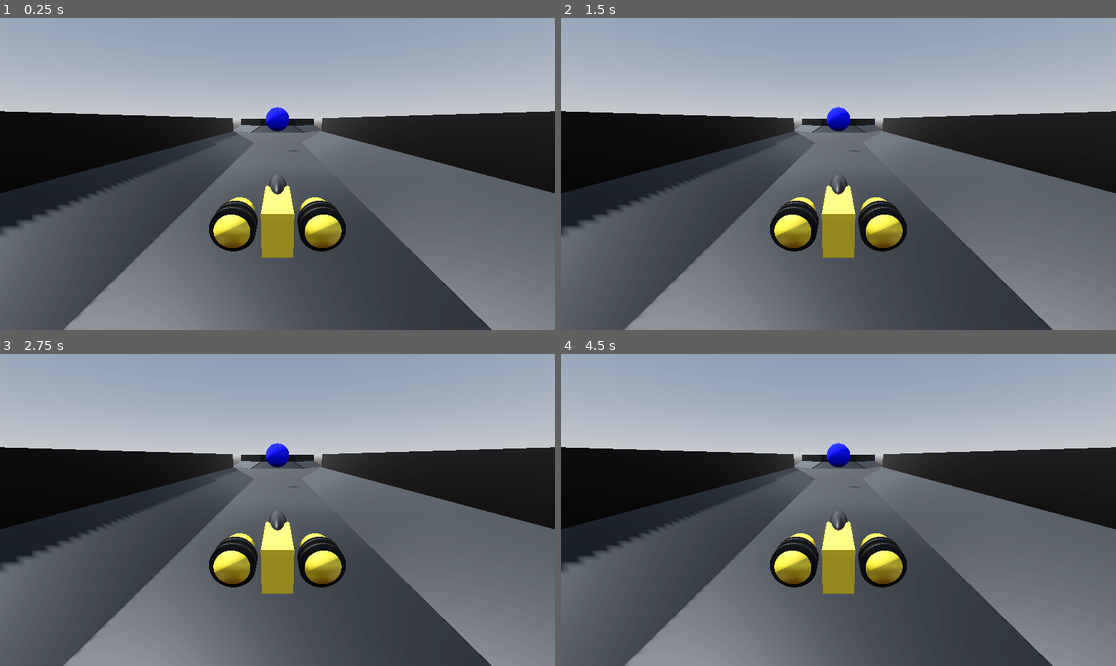
Above: before the commit, frames 1-4 (two rows, left to right).
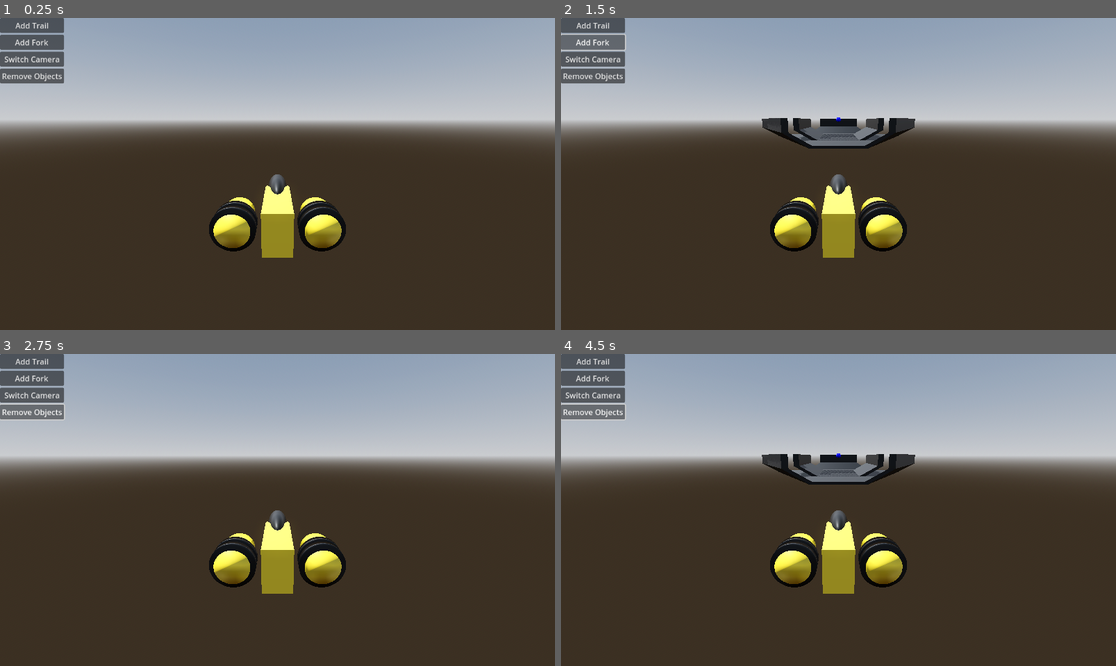
Above: after the commit, the same moments.

Repository: gheddie/godot_mace_runner_2
Game: Godot game, scene res://sandbox/MaceSandBox.tscn
Two runs of this game, one before a commit and one after it. Both use one fixed random seed, a clock stepped at 60 frames per second and the inputs below.
Inputs (mouse positions are in pixels of both pictures, inside the frame that each line leads up to):
- Up to frame 1 (0.25 s): no input
- Up to frame 2 (1.5 s): click (594, 24) at 0.5 s, where only the run after the commit has a clickable "Add Trail"; click (594, 42) at 1.25 s, where only the run after the commit has a clickable "Add Fork"
- Up to frame 3 (2.75 s): click (33, 413) at 2 s, where only the run after the commit has a clickable "Remove Objects"
- Up to frame 4 (4.5 s): click (594, 360) at 2.75 s, where only the run after the commit has a clickable "Add Trail"; click (594, 378) at 3.5 s, where only the run after the commit has a clickable "Add Fork"; click (594, 413) at 4.25 s, where only the run after the commit has a clickable "Remove Objects"

The runs differ from the first frame. In frame 1, 67% of the frame differs, in the area x 0-100%, y 0-100%; in frame 2, 66%; in frame 3, 67%; in frame 4, 66%.
Error after the commit: Trying to assign invalid previously freed instance. (res://sandbox/MaceSandBox.gd:18)

Commit message:
implemeneted mace object factory

Diff:
--- a/assets/mace_elements/base/BaseMaceElement.gd
+++ b/assets/mace_elements/base/BaseMaceElement.gd
@@ -1,9 +1,14 @@
-class_name BaseMaceElement
+@abstract class_name BaseMaceElement
 
 extends StaticBody3D
 
 func _ready() -> void:
 	pass # Replace with function body.
 
-func _process(delta: float) -> void:
-	pass
+@abstract func getExpansion() -> int
+
+func debugExpansion() -> void:
+	print("my expansion is ", str(getExpansion()))
+
+func removeFromScene() -> void:
+	queue_free()
--- a/assets/mace_elements/inherited_elements/fork/ForkMaceElement.gd
+++ b/assets/mace_elements/inherited_elements/fork/ForkMaceElement.gd
@@ -2,8 +2,5 @@
 
 extends BaseMaceElement
 
-func _ready() -> void:
-	pass # Replace with function body.
-
-func _process(delta: float) -> void:
-	pass
+func getExpansion() -> int:
+	return 2
--- a/assets/mace_elements/inherited_elements/trail/TrailMaceElement.gd
+++ b/assets/mace_elements/inherited_elements/trail/TrailMaceElement.gd
@@ -2,8 +2,5 @@
 
 extends BaseMaceElement
 
-func _ready() -> void:
-	pass # Replace with function body.
-
-func _process(delta: float) -> void:
-	pass
+func getExpansion() -> int:
+	return 4
--- /dev/null
+++ b/globals/MaceElementFactory.gd
@@ -0,0 +1,42 @@
+class_name MaceElementFactory
+
+extends Node
+
+var forkInstance: PackedScene = preload("res://assets/mace_elements/inherited_elements/fork/ForkMaceElement.tscn")
+var trailInstance: PackedScene = preload("res://assets/mace_elements/inherited_elements/trail/TrailMaceElement.tscn")
+
+enum MaceElementType {
+	TRAIL, FORK
+}
+# TODO why does this not work?
+func buildElement(maceElementType: MaceElementType) -> BaseMaceElement:
+
+	"""
+	match (maceElementType):
+		MaceElementType.TRAIL:
+			print(str("building element of type trail..."))
+			return trailInstance.instantiate();
+		MaceElementType.FORK:
+			print(str("building element of type fork..."))
+			return forkInstance.instantiate();
+	return null
+	"""
+
+	"""
+	if maceElementType == MaceElementType.TRAIL:
+		print(str("building element of type trail..."))
+		return trailInstance.instantiate();
+	elif maceElementType == MaceElementType.FORK:
+		print(str("building element of type fork..."))
+		return forkInstance.instantiate();
+	return null
+	"""
+
+	return trailInstance.instantiate();
+	# return forkInstance.instantiate();
+
+func buildTrailElement() -> BaseMaceElement:
+	return trailInstance.instantiate();
+
+func buildForkElement() -> BaseMaceElement:
+	return forkInstance.instantiate();
--- a/mace_sandbox.tscn
+++ /dev/null
@@ -1,3 +0,0 @@
-[gd_scene format=3 uid="uid://5jrah8ebitjg"]
-
-[node name="Node3D" type="Node3D"]
--- a/project.godot
+++ b/project.godot
@@ -15,6 +15,10 @@
 config/features=PackedStringArray("4.5", "Forward Plus")
 config/icon="res://icon.svg"
 
+[autoload]
+
+MaceElementFactoryInstance="*res://globals/MaceElementFactory.gd"
+
 [rendering]
 
 anti_aliasing/quality/msaa_3d=2
--- /dev/null
+++ b/sandbox/MaceSandBox.gd
@@ -0,0 +1,39 @@
+extends Node3D
+
+@onready var addTrailButton: Button = $Buttons/AddTrail
+@onready var addForkButton: Button = $Buttons/AddFork
+@onready var switchCameraButton: Button = $Buttons/SwitchCamera
+@onready var removeObjectsButton: Button = $Buttons/RemoveObjects
+
+var maceElements: Dictionary[int, BaseMaceElement]
+
+func _ready() -> void:
+	addTrailButton.pressed.connect(addTrail)
+	addForkButton.pressed.connect(addFork)
+	switchCameraButton.pressed.connect(switchCamera)
+	removeObjectsButton.pressed.connect(removeObjects)
+
+func removeObjects() -> void:
+	print(str("removing ", str(maceElements.size()), " objects..."))
+	for maceElement: BaseMaceElement in maceElements.values():
+		print(str("removing ", str(maceElement), " object..."))
+		maceElement.removeFromScene()
+		maceElement.debugExpansion()
+
+func addTrail() -> void:
+	print("add trail...")
+	# var trail: BaseMaceElement = MaceElementFactoryInstance.buildElement(MaceElementFactory.MaceElementType.TRAIL)
+	var trail: BaseMaceElement = MaceElementFactoryInstance.buildTrailElement()
+	add_child(trail)
+	maceElements[trail.get_instance_id()] = trail
+
+func addFork() -> void:
+	print("add fork...")
+	# var fork: BaseMaceElement = MaceElementFactoryInstance.buildElement(MaceElementFactory.MaceElementType.FORK)
+	MaceElementFactoryInstance.buildElement(MaceElementFactory.MaceElementType.FORK)
+	var fork: BaseMaceElement = MaceElementFactoryInstance.buildForkElement()
+	add_child(fork)
+	maceElements[fork.get_instance_id()] = fork
+
+func switchCamera() -> void:
+	print("switch camera...")
--- a/sandbox/MaceSandBox.tscn
+++ b/sandbox/MaceSandBox.tscn
@@ -1,7 +1,6 @@
-[gd_scene load_steps=7 format=3 uid="uid://pn2xwulf311q"]
+[gd_scene load_steps=6 format=3 uid="uid://pn2xwulf311q"]
 
-[ext_resource type="PackedScene" uid="uid://bagwachi4rxh" path="res://assets/mace_elements/inherited_elements/fork/ForkMaceElement.tscn" id="1_8b2iy"]
-[ext_resource type="PackedScene" uid="uid://dbpob88xq8t14" path="res://assets/mace_elements/inherited_elements/trail/TrailMaceElement.tscn" id="2_o2xg2"]
+[ext_resource type="Script" uid="uid://dxsf1bgkic07p" path="res://sandbox/MaceSandBox.gd" id="1_pn123"]
 [ext_resource type="PackedScene" uid="uid://bu20fn85guvwl" path="res://assets/ship/Ship.tscn" id="3_44xxg"]
 
 [sub_resource type="ProceduralSkyMaterial" id="ProceduralSkyMaterial_44xxg"]
@@ -18,6 +17,7 @@
 glow_enabled = true
 
 [node name="MaceSandBox" type="Node3D"]
+script = ExtResource("1_pn123")
 
 [node name="WorldEnvironment" type="WorldEnvironment" parent="."]
 environment = SubResource("Environment_4r1oa")
@@ -26,24 +26,28 @@
 transform = Transform3D(-0.8660254, -0.43301278, 0.25, 0, 0.49999997, 0.86602545, -0.50000006, 0.75, -0.43301266, 0, 0, 0)
 shadow_enabled = true
 
-[node name="MaceElements" type="Node3D" parent="."]
-
-[node name="ForkTrailElement" parent="MaceElements" instance=ExtResource("1_8b2iy")]
-
-[node name="TrailMaceElement1" parent="MaceElements" instance=ExtResource("2_o2xg2")]
-transform = Transform3D(1, 0, 0, 0, 1, 0, 0, 0, 1, -26, 0, 0)
-
-[node name="TrailMaceElement2" parent="MaceElements" instance=ExtResource("2_o2xg2")]
-transform = Transform3D(0.8660254, 0, 0.5, 0, 1, 0, -0.5, 0, 0.8660254, 9.5, 0, -7.5)
-
-[node name="TrailMaceElement3" parent="MaceElements" instance=ExtResource("2_o2xg2")]
-transform = Transform3D(0.8660254, 0, -0.5, 0, 1, 0, 0.5, 0, 0.8660254, 9.5, 0, 7.5)
-
-[node name="TrailMaceElement4" parent="MaceElements" instance=ExtResource("2_o2xg2")]
-transform = Transform3D(1, 0, 0, 0, 1, 0, 0, 0, 1, -10, 0, 0)
-
-[node name="TrailMaceElement5" parent="MaceElements" instance=ExtResource("2_o2xg2")]
-transform = Transform3D(1, 0, 0, 0, 1, 0, 0, 0, 1, -18, 0, 0)
-
 [node name="Ship" parent="." instance=ExtResource("3_44xxg")]
 transform = Transform3D(-1, 0, -8.742278e-08, 0, 1, 0, 8.742278e-08, 0, -1, -21.5, 1.5, 0)
+
+[node name="Buttons" type="GridContainer" parent="."]
+anchors_preset = 15
+anchor_right = 1.0
+anchor_bottom = 1.0
+grow_horizontal = 2
+grow_vertical = 2
+
+[node name="AddTrail" type="Button" parent="Buttons"]
+layout_mode = 2
+text = "Add Trail"
+
+[node name="AddFork" type="Button" parent="Buttons"]
+layout_mode = 2
+text = "Add Fork"
+
+[node name="SwitchCamera" type="Button" parent="Buttons"]
+layout_mode = 2
+text = "Switch Camera"
+
+[node name="RemoveObjects" type="Button" parent="Buttons"]
+layout_mode = 2
+text = "Remove Objects"
Binary file changed: assets/mace_elements/inherited_elements/fork/fork.glb
Not shown, added: blender_sandbox/mace_sandbox.blend.import
Not shown, added: globals/MaceElementFactory.gd.uid
Not shown, added: sandbox/MaceSandBox.gd.uid
Not shown, changed: assets/mace_elements/inherited_elements/fork/fork.blend
Not shown, added: blender_sandbox/mace_sandbox.blend
